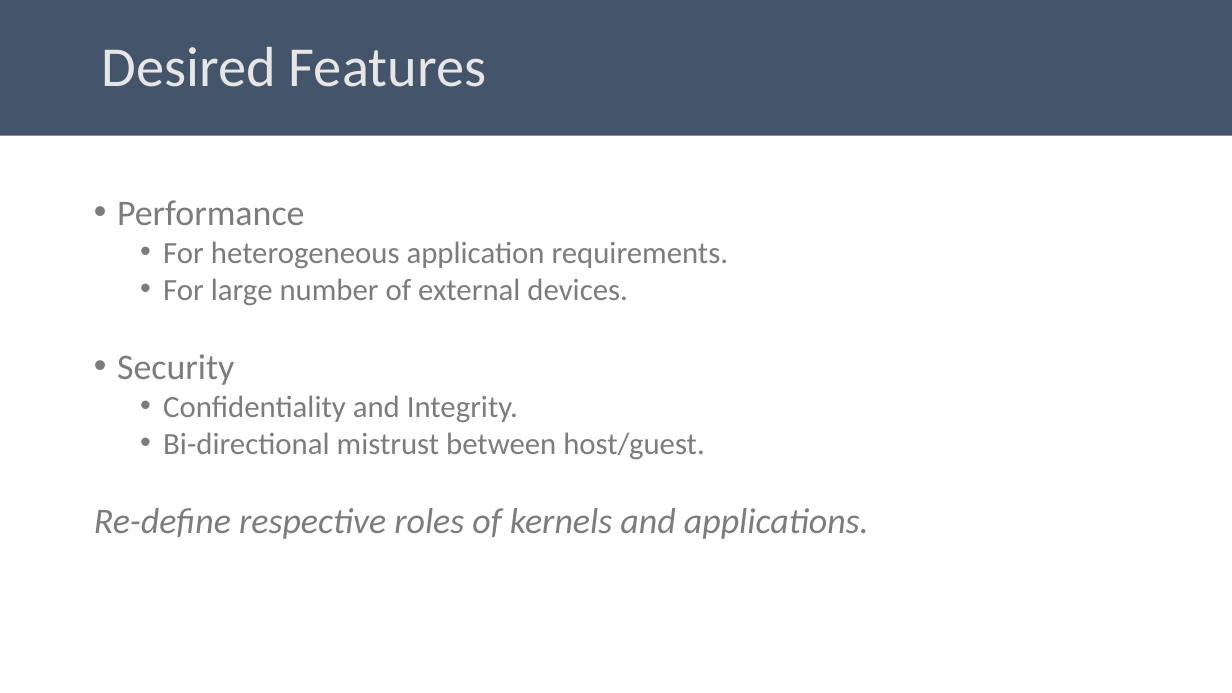
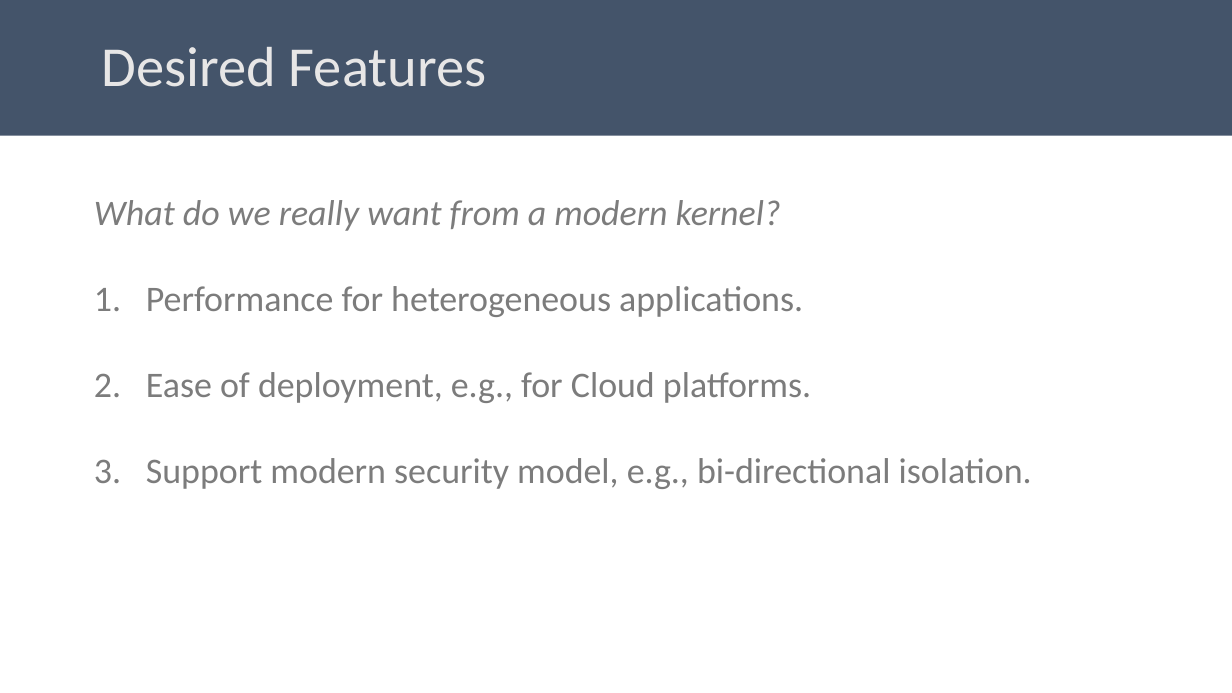
Before and after one commit to aghosn/CandidacyPresentation, a slide deck: slide 5 of CE_presentation.pptx. Drawn at 1232x693 pixels with LibreOffice and Linux fonts; fonts in the diff are those of the drawing. Boxes give left, top, right and bottom in pixels: in the first picture for what was removed or moved away, otherwise in the second. Text is boxed around its words. In the diff, an @@ line names an element or a change of style, - is before the commit and + after.

```diff
--- a/CE_presentation.pptx
+++ b/CE_presentation.pptx
@@ text at (94, 200, 1032, 489): text changed; size 24 to 28 pt @@
-• Performance
-  • For heterogeneous application requirements.
-  • For large number of external devices.
-• Security
-  • Confidentiality and Integrity.
-  • Bi-directional mistrust between host/guest.
-Re-define respective roles of kernels and applications.
+What do we really want from a modern kernel?
+1. Performance for heterogeneous applications.
+2. Ease of deployment, e.g., for Cloud platforms.
+3. Support modern security model, e.g., bi-directional isolation.
```
Also in this commit, not shown: 3 other slides changed, 8 slides added, 10 other files.
